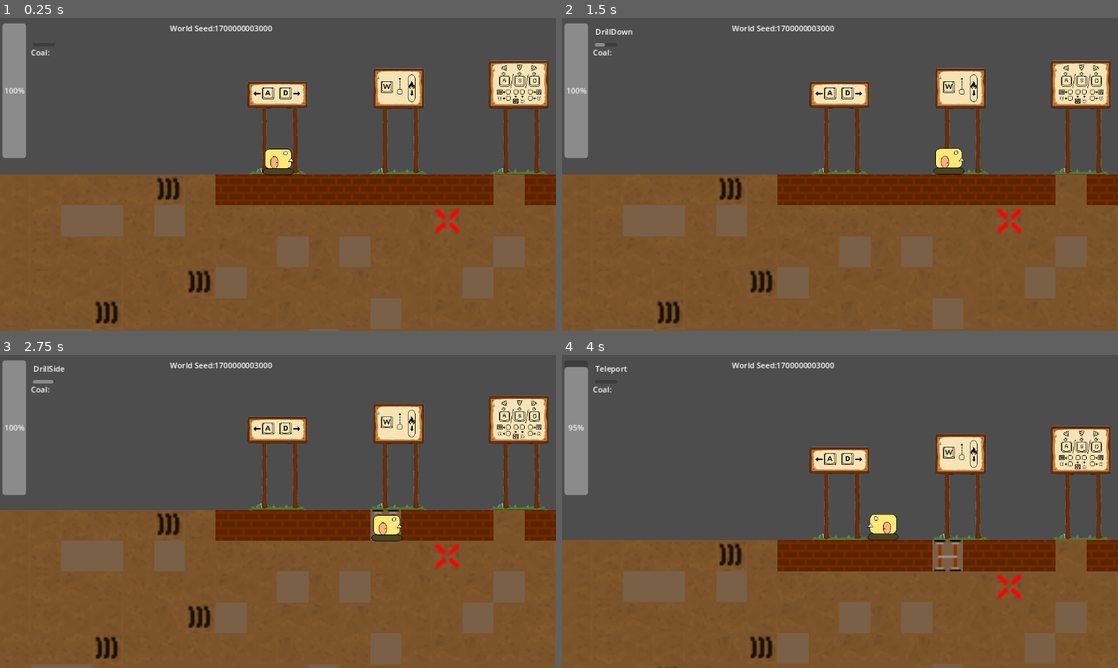
Above: before the commit, frames 1-4 (two rows, left to right).
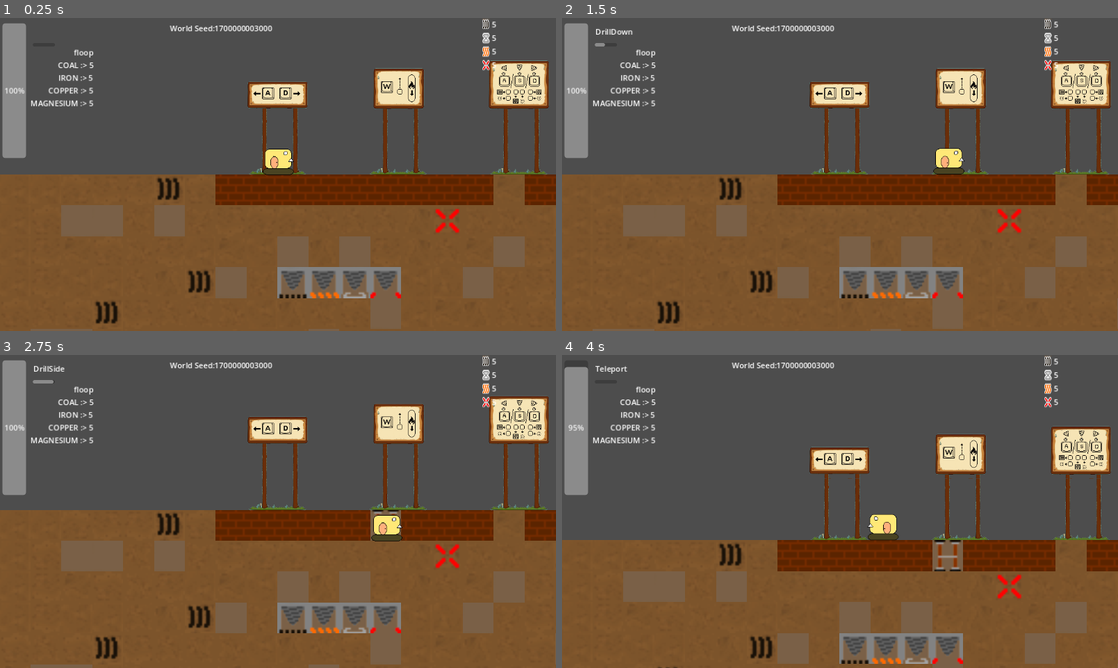
Above: after the commit, the same moments.

Repository: TrakeMuldoon/GodotMineTower
Game: Godot game, scene res://World/world.tscn
The game is run twice, just before and just after one commit, with the same random seed, the same clock (stepped at 60 frames per second) and the same inputs.
Inputs:
- Up to frame 1 (0.25 s): no input
- Up to frame 2 (1.5 s): hold D (go_right) 0.53-1.28 s; hold M (Mine) 0.53-1.28 s; hold S (go_down) from 1.28 s (still down); tap X (Mark) at 1.35 s
- Up to frame 3 (2.75 s): tap M (Mine) at 1.55 s; release S (go_down) at 2.03 s; hold D (go_right) from 2.03 s (still down); hold M (Mine) from 2.03 s (still down)
- Up to frame 4 (4 s): release D (go_right) at 2.78 s; release M (Mine) at 2.78 s; hold Up (go_up) 2.78-3.53 s; tap T (Return) at 2.85 s; tap M (Mine) at 3.05, 3.8 s; hold A (go_left) from 3.53 s (still down); hold E (UseBuilding) from 3.53 s (still down)

The runs differ from the first frame. In frame 1, 2.8% of the frame differs, in the area x 5-90%, y 0-90%; in frame 2, 2.8%; in frame 3, 2.8%; in frame 4, 2.8%.

Commit message:
Implemented Mine tracking and Mine income

Diff:
--- a/Characters/tank_character.gd
+++ b/Characters/tank_character.gd
@@ -142,6 +142,8 @@
 		Build_Mine(my_cell)
 
 func Build_Mine(my_cell):
+	var ore = tilemap.Get_Ore_Type(my_cell)
+	Globals.MINE_MANAGER.Add_Mine(ore, 1)
 	build_mine.emit(my_cell)
 
 func Get_My_Cell():
--- a/HUD/hud.tscn
+++ b/HUD/hud.tscn
@@ -57,7 +57,7 @@
 offset_bottom = 33.0
 
 [node name="WorldInventoryGrid" type="GridContainer" parent="."]
-offset_left = 1059.0
+offset_left = 999.0
 offset_top = 2.0
 offset_right = 1150.0
 offset_bottom = 303.0
--- a/SupportScripts/Globals.gd
+++ b/SupportScripts/Globals.gd
@@ -7,17 +7,18 @@
 var CELLS_DRILLED = {}
 var WALLS_BUILT = {}
 var MINES_BUILT = {}
+var ORE_PILES = []
+var PILES_PICKED_UP = {}
 
 var ACTION_TIMEOUT = 30
 var ACTION_TIMER = ActionTimer.new(ACTION_TIMEOUT)
 
 var TANK_INVENTORY = Inventory.new(100)
-var GLOBAL_INVENTORY = Inventory.new(1000000)
+var GLOBAL_INVENTORY = Inventory.new(10000000)
 
 var ORE_PER_NODE_DRILLED = 5
 var ORE_COST_PER_MINE = 0
-var ORE_PILES = []
-var PILES_PICKED_UP = {}
+var MINE_MANAGER
 
 var TownBottomLeft = Vector2(1500, 0)
 
@@ -28,3 +29,6 @@
 	IRON,
 	MAGNESIUM
 }
+
+func _ready():
+	MINE_MANAGER = MineManager.new(5)
--- a/SupportScripts/Inventory.gd
+++ b/SupportScripts/Inventory.gd
@@ -24,6 +24,14 @@
 	ores_held[label] += can_fit
 	inventory_modified.emit()
 	return count - can_fit
+
+func unsafe_add_to_inventory_delayed(label, count):
+	if not label in ores_held:
+		ores_held[label] = 0.0
+	ores_held[label] += count
+
+func fire_modified():
+	inventory_modified.emit()
 
 func remove_from_inventory(label):
 	var value = ores_held[label]
--- /dev/null
+++ b/SupportScripts/MineManager.gd
@@ -0,0 +1,29 @@
+class_name MineManager extends Node
+
+var resource_value_per_second = {}
+var timer_time = 99
+
+func _init(times_per_sec):
+	timer_time = 1.0 / times_per_sec
+	var timer = Timer.new()
+	timer.wait_time = timer_time
+	timer.one_shot = false
+	timer.connect("timeout", on_timer_timeout)
+	timer.autostart = true
+	Globals.add_child(timer)
+	timer.start()
+
+func on_timer_timeout():
+	for ore in resource_value_per_second:
+		var val = resource_value_per_second[ore] * timer_time
+		Globals.GLOBAL_INVENTORY.unsafe_add_to_inventory_delayed(ore, val)
+	Globals.GLOBAL_INVENTORY.fire_modified()
+
+# Called when the node enters the scene tree for the first time.
+func _ready():
+	pass # Replace with function body.
+
+func Add_Mine(resource, value):
+	if not resource in resource_value_per_second:
+		resource_value_per_second[resource] = 0
+	resource_value_per_second[resource] += value
--- a/TileSets/GroundMap.gd
+++ b/TileSets/GroundMap.gd
@@ -25,7 +25,7 @@
 	BUILD_TUTORIAL_TERRAIN()
 
 func BUILD_TUTORIAL_TERRAIN():
-	for x in range(-2, 50):
+	for x in range(-2, 30):
 		Globals.WALLS_BUILT[Vector2(x,0)] = null
 	Globals.WALLS_BUILT.erase(Vector2(7,0))
 	Globals.WALLS_BUILT.erase(Vector2(12,0))
@@ -35,6 +35,11 @@
 	Globals.CELLS_DRILLED[Vector2(13,0)] = null
 	Globals.CELLS_DRILLED[Vector2(12,1)] = null
 	Globals.CELLS_DRILLED[Vector2(13,1)] = null
+
+	Globals.MINES_BUILT[Vector2(0,3)] = Vector2(2,1)
+	Globals.MINES_BUILT[Vector2(1,3)] = Vector2(2,2)
+	Globals.MINES_BUILT[Vector2(2,3)] = Vector2(2,3)
+	Globals.MINES_BUILT[Vector2(3,3)] = Vector2(2,4)
 
 
 func CreateInitialTileMap():
@@ -46,6 +51,9 @@
 				tile_location_and_alt = Vector3(WALL_TILE.x, WALL_TILE.y, 0)
 			elif target in Globals.CELLS_DRILLED:
 				tile_location_and_alt = Vector3(DRILLED_TILE.x, DRILLED_TILE.y, 0)
+			elif target in Globals.MINES_BUILT:
+				var atl = Globals.MINES_BUILT[target]
+				tile_location_and_alt = Vector3(atl.x, atl.y, 0)
 			else:
 				tile_location_and_alt = get_random_tile(x, y)
 
@@ -59,7 +67,6 @@
 	var tile_location_and_alt = PickGroundType(munge_float)
 	return tile_location_and_alt
 
-
 func Can_Build_At(cell):
 	var curr = get_cell_atlas_coords(0, cell)
 	if (curr.x == 1
@@ -68,6 +75,12 @@
 		return true
 	else:
 		return false
+
+func Get_Ore_Type(cell):
+	var curr = get_cell_atlas_coords(0, cell)
+	var ore_type_int = curr.y
+	var ore_name = Globals.UNDERGROUND_RESOURCES.keys()[ore_type_int]
+	return ore_name
 
 var ground_type = 0
 func PickGroundType(a_float):
@@ -105,6 +118,7 @@
 func BuildMine(cell):
 	var orig_cell_atlas = get_cell_atlas_coords(0, cell)
 	var new_atlas_coords = Vector2(orig_cell_atlas.x + 1, orig_cell_atlas.y)
+	Globals.MINES_BUILT[cell] = new_atlas_coords
 	set_cell(0, cell, id, new_atlas_coords)
 
 func DigThrough(cell):
Not shown, changed: TODO.txt
